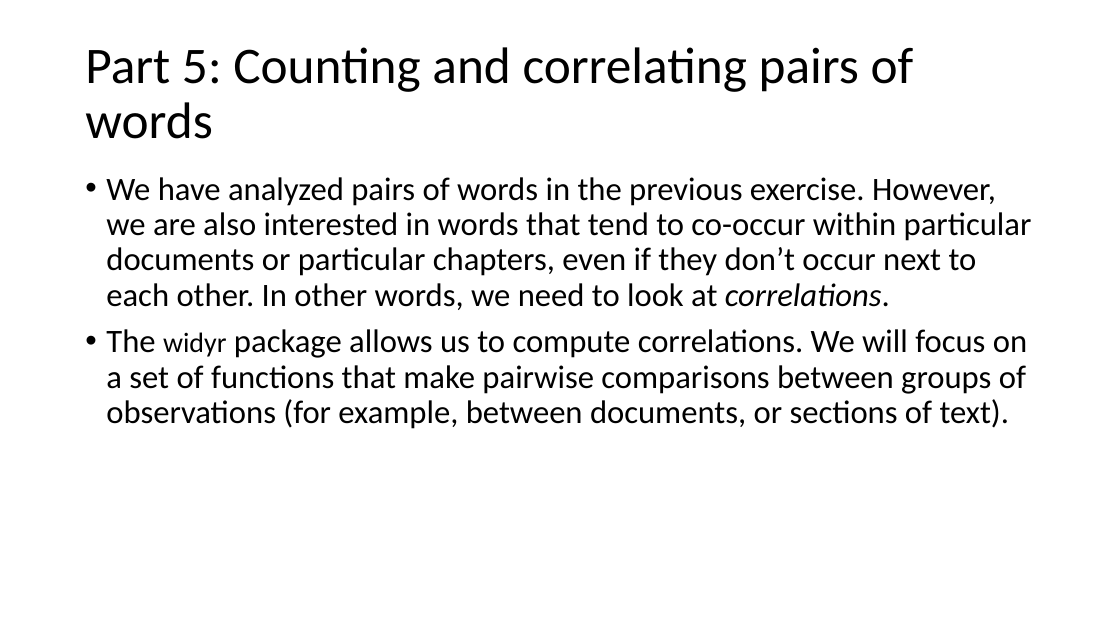
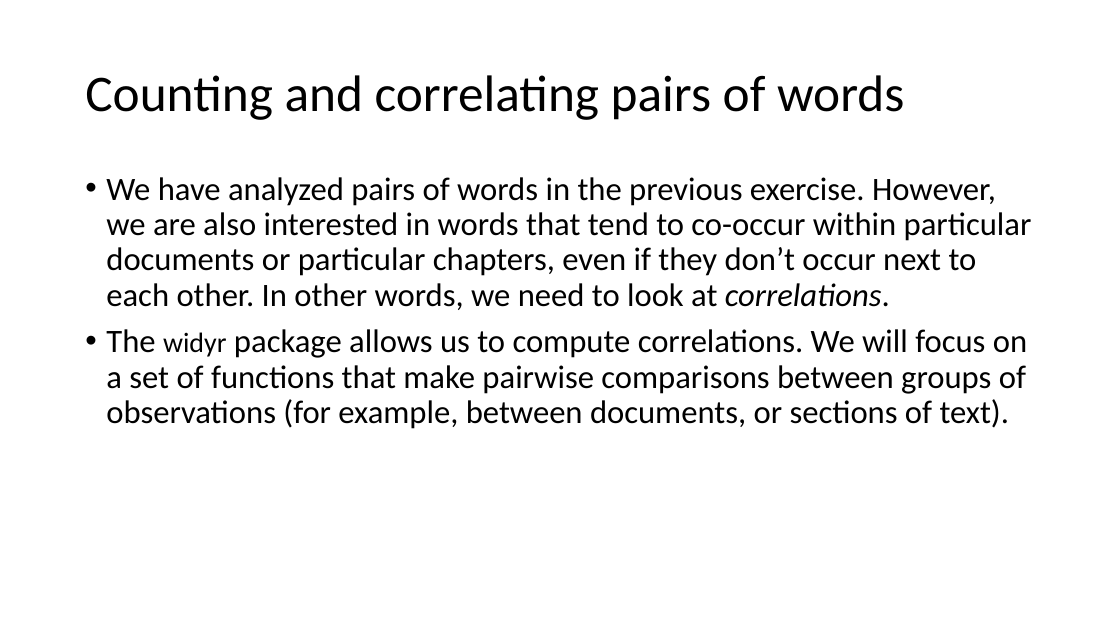
Before and after one commit to UtrechtUniversity/workshop-r-for-humanities, a slide deck: slide 38 of slides/tidytext_slides.pptx (slide 37 before the commit). Drawn at 1120x630 pixels with LibreOffice and Linux fonts; fonts in the diff are those of the drawing. Boxes give left, top, right and bottom in pixels: in the first picture for what was removed or moved away, otherwise in the second. Text is boxed around its words. In the diff, an @@ line names an element or a change of style, - is before the commit and + after.

```diff
--- a/slides/tidytext_slides.pptx
+++ b/slides/tidytext_slides.pptx
@@ title at <box>85,75,904,120</box>: text changed @@
-Part 5: Counting and correlating pairs of words
+Counting and correlating pairs of words
```
Also in this commit, not shown: 4 other slides changed, 1 slide added, 38 other files.
